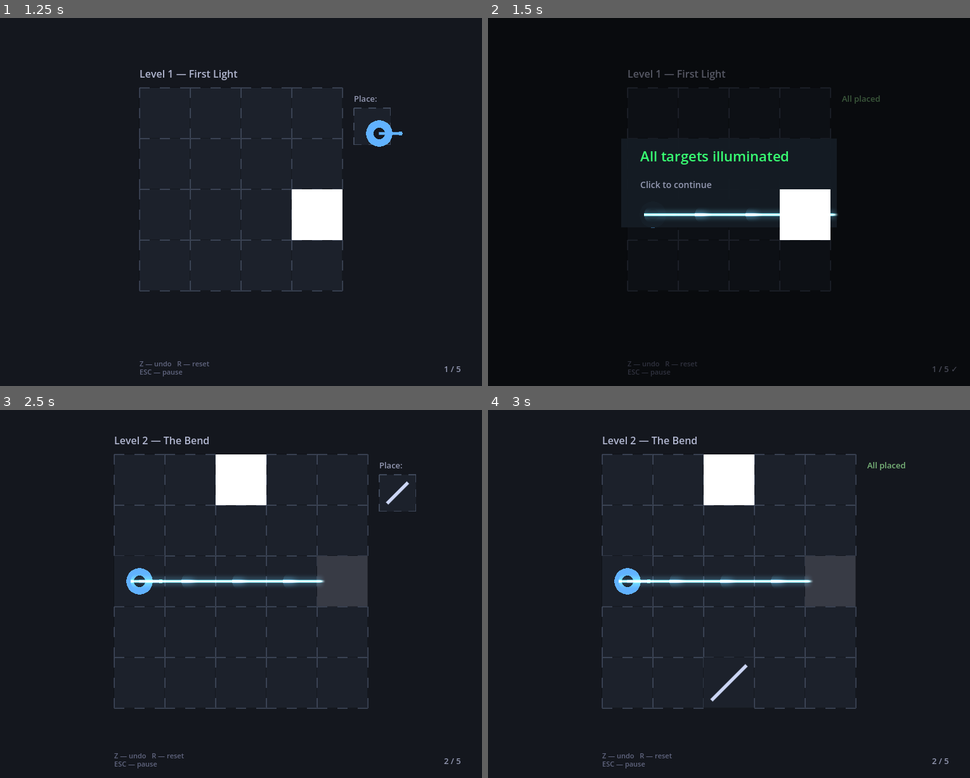
Above: before the commit, frames 1-4 (two rows, left to right).
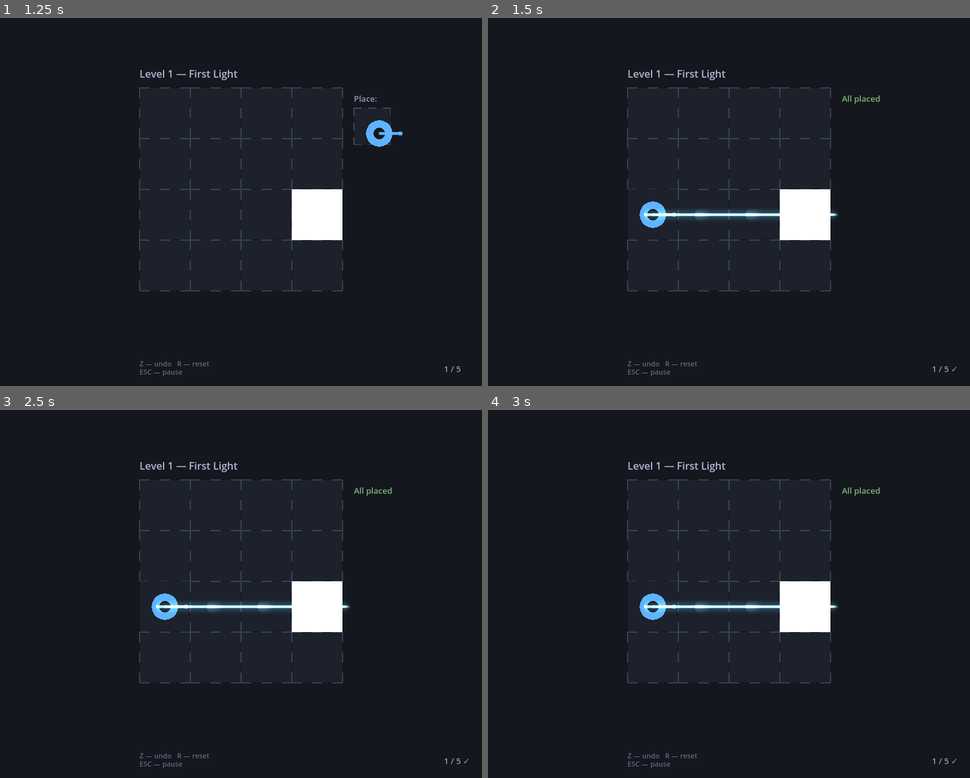
Above: after the commit, the same moments.

Repository: clusterrace/first-puzzle-game
Game: Godot game, scene res://scenes/Game.tscn
Two runs of this game, one before a commit and one after it. Both use one fixed random seed, a clock stepped at 60 frames per second and the inputs below. This scene is started directly instead of the project's main scene. Sound files missing from this copy of the repository are replaced by a short silence.
Inputs (mouse positions are in pixels of both pictures, inside the frame that each line leads up to):
- Up to frame 1 (1.25 s): tap Enter at 0.5 s; move the mouse to (347, 183) at 0.52 s; hold Up from 0.53 s (still down); tap Z at 0.6 s; click (347, 183) at 0.67 s
- Up to frame 2 (1.5 s): tap Space at 1.25 s; move the mouse to (632, 220) at 1.27 s; release Up at 1.28 s; hold Down from 1.28 s (still down); tap R at 1.35 s; click (632, 220) at 1.42 s
- Up to frame 3 (2.5 s): tap Enter at 2 s; move the mouse to (289, 513) at 2.02 s; release Down at 2.03 s; hold Up from 2.03 s (still down); tap Z at 2.1 s; click (289, 513) at 2.17 s
- Up to frame 4 (3 s): keep holding Up; tap Space at 2.75 s; move the mouse to (704, 667) at 2.77 s; tap R at 2.85 s; click (704, 667) at 2.92 s

Frame 1 is identical in both runs. In frame 2, 1.9% of the frame differs, in the area x 28-98%, y 14-98%; in frame 3, 8.1%, in the area x 23-98%, y 7-98%; in frame 4, 8.1%.
Error after the commit: Parse Error: Cannot infer the type of "sx" variable because the value doesn't have a set type. (res://scripts/LevelCompleteOverlay.gd:181)

Commit message:
KAMA-32: Add level complete overlay with animated celebration
Replaces the static _draw_win_overlay() with LevelCompleteOverlay.gd,
a Node2D overlay (CanvasLayer layer=32) that shows animated sparkles,
a pulsing green border/glow, and proper Next Level / Back to Menu
buttons. On the final level it shows "All Puzzles Solved!" and hides
Next Level. Game.gd input is blocked while the overlay is visible.

Co-Authored-By: Paperclip <noreply@paperclip.ing>

Diff:
--- a/scripts/Game.gd
+++ b/scripts/Game.gd
@@ -91,6 +91,10 @@
 var _pause_canvas:  CanvasLayer
 var _pause_overlay: Node2D
 
+# ── Level complete overlay (KAMA-32) ──────────────────────────────────────────
+var _complete_canvas:  CanvasLayer
+var _complete_overlay: Node2D
+
 
 # ── Lifecycle ─────────────────────────────────────────────────────────────────
 
@@ -98,6 +102,7 @@
 	font = ThemeDB.fallback_font
 	_setup_renderers()
 	_setup_pause_menu()
+	_setup_level_complete()
 	load_level(LevelManager.current_index)
 
 
@@ -124,6 +129,19 @@
 	_pause_overlay.resume_requested.connect(_on_pause_resume)
 	_pause_overlay.restart_requested.connect(_on_pause_restart)
 	_pause_overlay.quit_menu_requested.connect(_on_pause_quit_menu)
+
+
+func _setup_level_complete() -> void:
+	_complete_canvas = CanvasLayer.new()
+	_complete_canvas.layer = 32
+	add_child(_complete_canvas)
+
+	_complete_overlay = load("res://scripts/LevelCompleteOverlay.gd").new()
+	_complete_overlay.visible = false
+	_complete_canvas.add_child(_complete_overlay)
+
+	_complete_overlay.next_level_requested.connect(_on_level_complete_next)
+	_complete_overlay.back_to_menu_requested.connect(_on_level_complete_menu)
 
 
 # ── Level loading ─────────────────────────────────────────────────────────────
@@ -170,6 +188,10 @@
 	ray_segs   = []
 	win        = false
 	hover_cell = Vector2i(-1, -1)
+
+	# Hide level-complete overlay if it was showing (e.g. after restart).
+	if _complete_overlay:
+		_complete_overlay.visible = false
 
 	# Snapshot initial state for Undo/Reset.
 	_undo_stack       = []
@@ -314,6 +336,7 @@
 		if _target_renderer:
 			_target_renderer.set_win_pulse(true)
 		win_achieved.emit()
+		_show_level_complete()
 
 	queue_redraw()
 
@@ -400,16 +423,8 @@
 			})
 			return
 
-	if win:
-		if event is InputEventMouseButton and event.pressed:
-			if LevelManager.is_last_level(level_idx):
-				await AudioManager.evt_advance_level()
-				get_tree().change_scene_to_file("res://scenes/LevelSelect.tscn")
-			else:
-				var next: int = level_idx + 1
-				await AudioManager.evt_advance_level()
-				LevelManager.current_index = next
-				load_level(next)
+	# Block game input while the level-complete overlay is shown (KAMA-32).
+	if _complete_overlay and _complete_overlay.visible:
 		return
 
 	if event is InputEventMouseMotion:
@@ -504,6 +519,27 @@
 	SceneTransition.change_scene("res://scenes/MainMenu.tscn")
 
 
+# ── Level complete handlers (KAMA-32) ─────────────────────────────────────────
+
+func _show_level_complete() -> void:
+	_complete_overlay.is_final_level = LevelManager.is_last_level(level_idx)
+	_complete_overlay.visible = true
+
+
+func _on_level_complete_next() -> void:
+	_complete_overlay.visible = false
+	var next := level_idx + 1
+	await AudioManager.evt_advance_level()
+	LevelManager.current_index = next
+	load_level(next)
+
+
+func _on_level_complete_menu() -> void:
+	_complete_overlay.visible = false
+	await AudioManager.evt_advance_level()
+	SceneTransition.change_scene("res://scenes/LevelSelect.tscn")
+
+
 # ── Drawing ───────────────────────────────────────────────────────────────────
 
 func _draw() -> void:
@@ -546,10 +582,6 @@
 		)
 
 	_draw_hud()
-
-	if win:
-		_draw_win_overlay()
-
 
 func _draw_slot_border(rect: Rect2) -> void:
 	var steps := 5
@@ -648,22 +680,3 @@
 			if grid[r][c] == MIR_F or grid[r][c] == MIR_B:
 				return true
 	return false
-
-
-func _draw_win_overlay() -> void:
-	draw_rect(Rect2(0, 0, 760, 580), Color(0, 0, 0, 0.52))
-
-	var cx := 380.0
-	var cy := 250.0
-	draw_rect(Rect2(cx - 170, cy - 60, 340, 140), Color(0.08, 0.11, 0.14, 0.95))
-
-	draw_string(font, Vector2(cx - 140, cy - 24), "All targets illuminated",
-		HORIZONTAL_ALIGNMENT_LEFT, -1, 22, C_WIN)
-
-	var sub: String
-	if LevelManager.is_last_level(level_idx):
-		sub = "Click to return to level select"
-	else:
-		sub = "Click to continue"
-	draw_string(font, Vector2(cx - 140, cy + 18), sub,
-		HORIZONTAL_ALIGNMENT_LEFT, -1, 14, C_UI)
--- /dev/null
+++ b/scripts/LevelCompleteOverlay.gd
@@ -0,0 +1,189 @@
+# LevelCompleteOverlay.gd — Sight Lines level complete overlay (KAMA-32).
+#
+# Rendered via _draw() with a _process()-driven animation for celebration
+# feedback. Follows the PauseMenuOverlay.gd pattern: Node2D in a CanvasLayer,
+# emits signals, Game.gd handles all actual state transitions.
+#
+# When is_final_level is true, hides "Next Level" and shows a completion
+# message instead.
+extends Node2D
+
+# ── Layout ────────────────────────────────────────────────────────────────────
+const VIEWPORT_W : float = 760.0
+const VIEWPORT_H : float = 580.0
+const CARD_W     : float = 320.0
+const BTN_W      : float = 240.0
+const BTN_H      : float = 48.0
+const BTN_GAP    : float = 12.0
+
+# ── Colours (shared palette — Game.gd / PauseMenuOverlay.gd) ─────────────────
+const C_SCRIM  := Color(0.0,  0.0,  0.0,  0.72)
+const C_CARD   := Color(0.10, 0.12, 0.16, 0.97)
+const C_BORDER := Color(0.25, 0.28, 0.36)
+const C_HOVER  := Color(0.17, 0.20, 0.25)
+const C_BTN    := Color(0.12, 0.14, 0.18)
+const C_TITLE  := Color(0.70, 0.72, 0.82)
+const C_WIN    := Color(0.22, 1.00, 0.45)
+
+# Fixed sparkle seed positions as fractions of the viewport (deterministic,
+# so no RNG is needed at runtime — they drift via sin/cos over time).
+const _SPARKS : Array = [
+	Vector2(0.12, 0.18), Vector2(0.78, 0.15), Vector2(0.22, 0.72),
+	Vector2(0.85, 0.68), Vector2(0.50, 0.08), Vector2(0.38, 0.85),
+	Vector2(0.68, 0.28), Vector2(0.08, 0.50), Vector2(0.92, 0.40),
+	Vector2(0.55, 0.78),
+]
+
+## Emitted when the player presses Next Level.
+signal next_level_requested()
+## Emitted when the player presses Back to Menu.
+signal back_to_menu_requested()
+
+## Set before making the node visible so the overlay renders the correct copy.
+var is_final_level : bool = false
+
+var _hover_btn : int   = -1   # 0 = primary, 1 = secondary (see _btn_labels)
+var _font      : Font
+var _time      : float = 0.0
+
+
+# ── Lifecycle ─────────────────────────────────────────────────────────────────
+
+func _ready() -> void:
+	_font = ThemeDB.fallback_font
+
+
+func _process(delta: float) -> void:
+	_time += delta
+	queue_redraw()
+
+
+# ── Layout helpers ─────────────────────────────────────────────────────────────
+
+func _btn_count() -> int:
+	return 1 if is_final_level else 2
+
+
+func _card_h() -> float:
+	return 100.0 + _btn_count() * (BTN_H + BTN_GAP)
+
+
+func _card_rect() -> Rect2:
+	var h := _card_h()
+	return Rect2(
+		(VIEWPORT_W - CARD_W) / 2.0,
+		(VIEWPORT_H - h) / 2.0,
+		CARD_W, h
+	)
+
+
+func _btn_rect(idx: int) -> Rect2:
+	var card := _card_rect()
+	var bx   := card.position.x + (CARD_W - BTN_W) / 2.0
+	var by   := card.position.y + 78.0 + idx * (BTN_H + BTN_GAP)
+	return Rect2(bx, by, BTN_W, BTN_H)
+
+
+func _btn_labels() -> Array:
+	if is_final_level:
+		return ["Back to Menu"]
+	return ["Next Level", "Back to Menu"]
+
+
+# ── Input ─────────────────────────────────────────────────────────────────────
+
+func _input(event: InputEvent) -> void:
+	if event is InputEventMouseMotion:
+		var new_hover := -1
+		for i: int in range(_btn_count()):
+			if _btn_rect(i).has_point(event.position):
+				new_hover = i
+				break
+		if new_hover != _hover_btn:
+			_hover_btn = new_hover
+			queue_redraw()
+
+	if event is InputEventMouseButton \
+			and event.pressed \
+			and event.button_index == MOUSE_BUTTON_LEFT:
+		for i: int in range(_btn_count()):
+			if _btn_rect(i).has_point(event.position):
+				_on_btn_pressed(i)
+				return
+
+
+func _on_btn_pressed(idx: int) -> void:
+	if is_final_level:
+		back_to_menu_requested.emit()
+		return
+	match idx:
+		0: next_level_requested.emit()
+		1: back_to_menu_requested.emit()
+
+
+# ── Drawing ───────────────────────────────────────────────────────────────────
+
+func _draw() -> void:
+	# Full-screen scrim
+	draw_rect(Rect2(0, 0, VIEWPORT_W, VIEWPORT_H), C_SCRIM)
+
+	_draw_sparkles()
+
+	var card := _card_rect()
+
+	# Animated glow halo around the card
+	var glow_a := 0.10 + 0.07 * sin(_time * 2.4)
+	draw_rect(card.grow(6.0), Color(C_WIN.r, C_WIN.g, C_WIN.b, glow_a))
+	draw_rect(card.grow(3.0), Color(C_WIN.r, C_WIN.g, C_WIN.b, glow_a * 0.6))
+
+	# Card background
+	draw_rect(card, C_CARD)
+
+	# Animated border (pulses green)
+	var border_a := 0.45 + 0.30 * sin(_time * 2.0)
+	draw_rect(card, Color(C_WIN.r, C_WIN.g, C_WIN.b, border_a), false, 1.5)
+
+	# Heading
+	var heading := "All Puzzles Solved!" if is_final_level else "Level Complete!"
+	var title_a := 0.88 + 0.12 * sin(_time * 3.2)
+	draw_string(_font,
+		Vector2(VIEWPORT_W / 2.0, card.position.y + 44.0),
+		heading,
+		HORIZONTAL_ALIGNMENT_CENTER, CARD_W, 24,
+		Color(C_WIN.r, C_WIN.g, C_WIN.b, title_a))
+
+	# Sub-text for final level
+	if is_final_level:
+		draw_string(_font,
+			Vector2(VIEWPORT_W / 2.0, card.position.y + 64.0),
+			"You illuminated every puzzle",
+			HORIZONTAL_ALIGNMENT_CENTER, CARD_W, 14, C_TITLE)
+
+	# Buttons
+	var labels := _btn_labels()
+	for i: int in range(labels.size()):
+		var rect     := _btn_rect(i)
+		var is_hover := (i == _hover_btn)
+		draw_rect(rect, C_HOVER if is_hover else C_BTN)
+		draw_rect(rect, C_BORDER, false, 1.5)
+		draw_string(_font,
+			Vector2(rect.position.x + BTN_W / 2.0, rect.position.y + BTN_H * 0.62),
+			labels[i],
+			HORIZONTAL_ALIGNMENT_CENTER, BTN_W, 17, C_TITLE)
+
+
+func _draw_sparkles() -> void:
+	for i: int in range(_SPARKS.size()):
+		var phase := _time * 1.6 + i * 0.85
+		var alpha := (sin(phase) * 0.5 + 0.5) * 0.55
+		if alpha < 0.06:
+			continue
+		var sx := _SPARKS[i].x * VIEWPORT_W + sin(_time * 0.28 + i * 1.1) * 9.0
+		var sy := _SPARKS[i].y * VIEWPORT_H + cos(_time * 0.22 + i * 1.4) * 7.0
+		var r  := 1.8 + 1.2 * sin(phase * 1.6)
+		var col := Color(C_WIN.r, C_WIN.g, C_WIN.b, alpha)
+		draw_circle(Vector2(sx, sy), r, col)
+		# Cross-hair sparkle arms
+		var arm := r * 2.4
+		draw_line(Vector2(sx - arm, sy), Vector2(sx + arm, sy), col, 1.0)
+		draw_line(Vector2(sx, sy - arm), Vector2(sx, sy + arm), col, 1.0)
